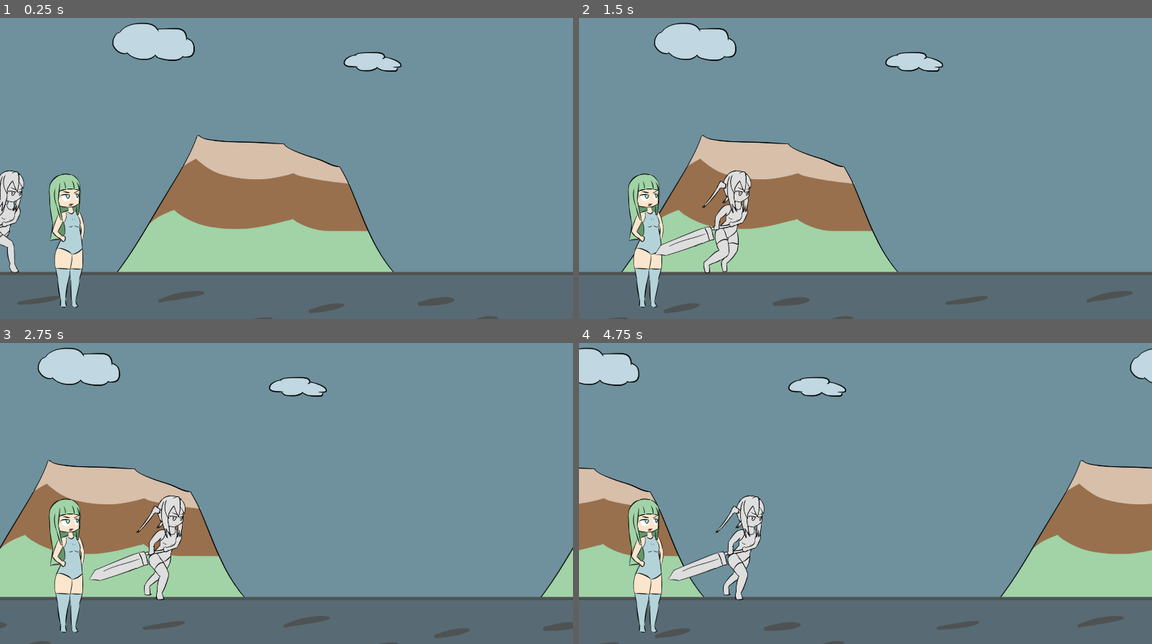
Above: before the commit, frames 1-4 (two rows, left to right).
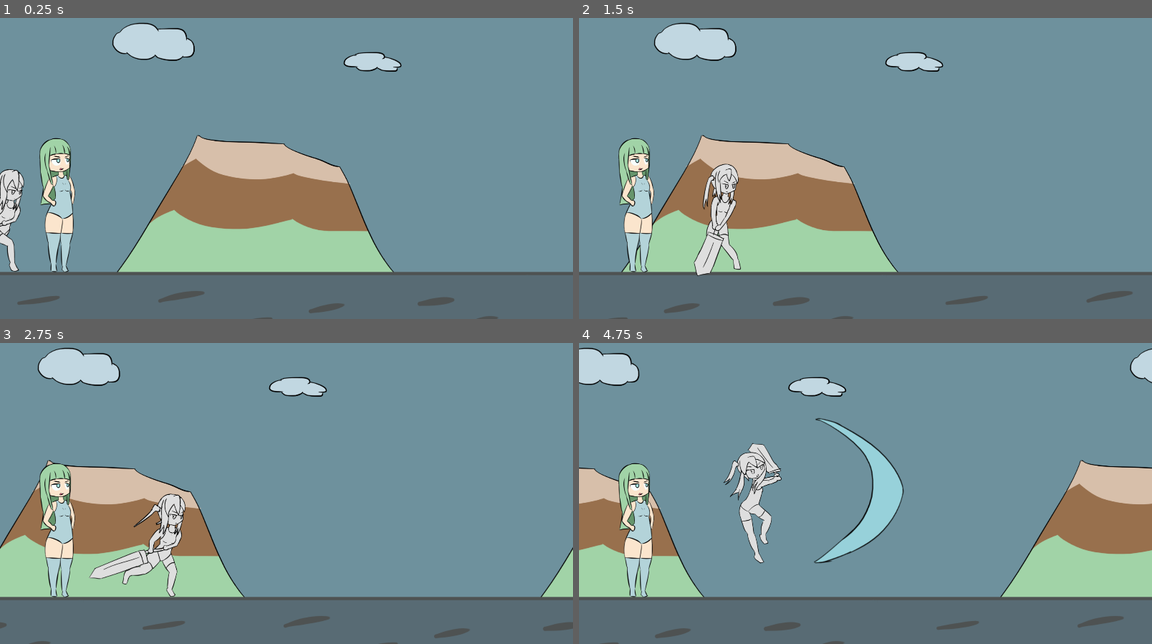
Above: after the commit, the same moments.

Repository: BeatMil/Animurun
Game: Godot game, scene res://Scenes/Forest.tscn
The game is run twice, just before and just after one commit, with the same random seed, the same clock (stepped at 60 frames per second) and the same inputs.
Inputs:
- Up to frame 1 (0.25 s): no input
- Up to frame 2 (1.5 s): tap Enter (ui_accept) at 0.5, 1.35 s; hold Enter (ui_accept) 0.53-1.28 s
- Up to frame 3 (2.75 s): tap Enter (ui_accept) at 1.52, 1.82 s; hold Enter (ui_accept) from 2.03 s (still down)
- Up to frame 4 (4.75 s): release Enter (ui_accept) at 2.78 s; tap Enter (ui_accept) at 2.85, 3.02, 3.32, 4.35, 4.52 s; hold Enter (ui_accept) 3.53-4.28 s

The runs differ from the first frame. In frame 1, 3.2% of the frame differs, in the area x 0-15%, y 39-97%; in frame 2, 5.2%; in frame 3, 4.3%; in frame 4, 7.7%, in the area x 6-57%, y 25-97%.

Commit message:
Add attack01 animation

Diff:
--- a/Scenes/Forest.tscn
+++ b/Scenes/Forest.tscn
@@ -6,6 +6,10 @@
 [ext_resource type="Texture2D" uid="uid://c6cckqobux4ov" path="res://Media/sprites/mountain.png" id="4_xxxf1"]
 [ext_resource type="Texture2D" uid="uid://o3mgqx5thpxh" path="res://Media/sprites/ground.png" id="5_igysm"]
 [ext_resource type="Texture2D" uid="uid://bxjft2o05bs63" path="res://Media/sprites/chiichan_run.png" id="6_1ipje"]
+[ext_resource type="Script" path="res://scripts/Chiichan.gd" id="6_o6v6y"]
+[ext_resource type="Texture2D" uid="uid://dgcyrp7yhf30r" path="res://Media/sprites/sword_attack01_b.png" id="7_fn6nb"]
+[ext_resource type="AudioStream" uid="uid://dd4t8hc1wr3s0" path="res://Media/sfx/sword_attack02.wav" id="9_30q6b"]
+[ext_resource type="AudioStream" uid="uid://4v3ipdlb1tan" path="res://Media/sfx/sword_attack01.wav" id="10_0d8bh"]
 
 [sub_resource type="RectangleShape2D" id="RectangleShape2D_iy05h"]
 size = Vector2(2953, 287)
@@ -18,38 +22,14 @@
 tracks/0/type = "value"
 tracks/0/imported = false
 tracks/0/enabled = true
-tracks/0/path = NodePath("ChiichanRun:position")
-tracks/0/interp = 1
-tracks/0/loop_wrap = true
-tracks/0/keys = {
-"times": PackedFloat32Array(0),
-"transitions": PackedFloat32Array(1),
-"update": 0,
-"values": [Vector2(-706, 0)]
-}
-tracks/1/type = "value"
-tracks/1/imported = false
-tracks/1/enabled = true
-tracks/1/path = NodePath("ChiichanRun:offset")
-tracks/1/interp = 1
-tracks/1/loop_wrap = true
-tracks/1/keys = {
-"times": PackedFloat32Array(0),
-"transitions": PackedFloat32Array(1),
-"update": 0,
-"values": [Vector2(0, -10)]
-}
-tracks/2/type = "value"
-tracks/2/imported = false
-tracks/2/enabled = true
-tracks/2/path = NodePath("ChiichanRun:frame")
-tracks/2/interp = 1
-tracks/2/loop_wrap = true
-tracks/2/keys = {
-"times": PackedFloat32Array(0),
-"transitions": PackedFloat32Array(1),
-"update": 1,
-"values": [0]
+tracks/0/path = NodePath("ChiichanPos:position")
+tracks/0/interp = 1
+tracks/0/loop_wrap = true
+tracks/0/keys = {
+"times": PackedFloat32Array(0),
+"transitions": PackedFloat32Array(1),
+"update": 0,
+"values": [Vector2(0, 0)]
 }
 
 [sub_resource type="Animation" id="Animation_c0ony"]
@@ -60,7 +40,7 @@
 tracks/0/type = "value"
 tracks/0/imported = false
 tracks/0/enabled = true
-tracks/0/path = NodePath("ChiichanRun:offset")
+tracks/0/path = NodePath("ChiichanPos/ChiichanRun:offset")
 tracks/0/interp = 1
 tracks/0/loop_wrap = true
 tracks/0/keys = {
@@ -72,7 +52,7 @@
 tracks/1/type = "value"
 tracks/1/imported = false
 tracks/1/enabled = true
-tracks/1/path = NodePath("ChiichanRun:frame")
+tracks/1/path = NodePath("ChiichanPos/ChiichanRun:frame")
 tracks/1/interp = 1
 tracks/1/loop_wrap = true
 tracks/1/keys = {
@@ -81,10 +61,107 @@
 "update": 1,
 "values": [0, 1, 2, 3]
 }
+tracks/2/type = "value"
+tracks/2/imported = false
+tracks/2/enabled = true
+tracks/2/path = NodePath("ChiichanPos/ChiichanRun:texture")
+tracks/2/interp = 1
+tracks/2/loop_wrap = true
+tracks/2/keys = {
+"times": PackedFloat32Array(0),
+"transitions": PackedFloat32Array(1),
+"update": 1,
+"values": [ExtResource("6_1ipje")]
+}
+tracks/3/type = "value"
+tracks/3/imported = false
+tracks/3/enabled = true
+tracks/3/path = NodePath("ChiichanPos/ChiichanRun:hframes")
+tracks/3/interp = 1
+tracks/3/loop_wrap = true
+tracks/3/keys = {
+"times": PackedFloat32Array(0),
+"transitions": PackedFloat32Array(1),
+"update": 1,
+"values": [4]
+}
+
+[sub_resource type="Animation" id="Animation_gbfl8"]
+resource_name = "attack01"
+length = 0.833342
+step = 0.0833333
+tracks/0/type = "value"
+tracks/0/imported = false
+tracks/0/enabled = true
+tracks/0/path = NodePath("ChiichanPos/ChiichanRun:frame")
+tracks/0/interp = 1
+tracks/0/loop_wrap = true
+tracks/0/keys = {
+"times": PackedFloat32Array(0, 0.0833333, 0.166667, 0.25, 0.583333, 0.666667, 0.75),
+"transitions": PackedFloat32Array(1, 1, 1, 1, 1, 1, 1),
+"update": 1,
+"values": [0, 1, 2, 3, 4, 5, 6]
+}
+tracks/1/type = "value"
+tracks/1/imported = false
+tracks/1/enabled = true
+tracks/1/path = NodePath("ChiichanPos/ChiichanRun:texture")
+tracks/1/interp = 1
+tracks/1/loop_wrap = true
+tracks/1/keys = {
+"times": PackedFloat32Array(0),
+"transitions": PackedFloat32Array(1),
+"update": 1,
+"values": [ExtResource("7_fn6nb")]
+}
+tracks/2/type = "value"
+tracks/2/imported = false
+tracks/2/enabled = true
+tracks/2/path = NodePath("ChiichanPos/ChiichanRun:hframes")
+tracks/2/interp = 1
+tracks/2/loop_wrap = true
+tracks/2/keys = {
+"times": PackedFloat32Array(0),
+"transitions": PackedFloat32Array(1),
+"update": 1,
+"values": [7]
+}
+tracks/3/type = "audio"
+tracks/3/imported = false
+tracks/3/enabled = true
+tracks/3/path = NodePath("AnimationPlayer/AudioStreamPlayer")
+tracks/3/interp = 1
+tracks/3/loop_wrap = true
+tracks/3/keys = {
+"clips": [{
+"end_offset": 0.0,
+"start_offset": 0.0,
+"stream": ExtResource("9_30q6b")
+}, {
+"end_offset": 0.0,
+"start_offset": 0.0,
+"stream": ExtResource("10_0d8bh")
+}],
+"times": PackedFloat32Array(0, 0.25)
+}
+tracks/3/use_blend = true
+tracks/4/type = "value"
+tracks/4/imported = false
+tracks/4/enabled = true
+tracks/4/path = NodePath("ChiichanPos:position")
+tracks/4/interp = 1
+tracks/4/loop_wrap = true
+tracks/4/keys = {
+"times": PackedFloat32Array(0, 0.25, 0.583333, 0.833333),
+"transitions": PackedFloat32Array(0.5, 1, 0.5, 0.5),
+"update": 0,
+"values": [Vector2(0, 0), Vector2(129, -113), Vector2(70, -113), Vector2(0, 0)]
+}
 
 [sub_resource type="AnimationLibrary" id="AnimationLibrary_8jhmc"]
 _data = {
 "RESET": SubResource("Animation_450t4"),
+"attack01": SubResource("Animation_gbfl8"),
 "run": SubResource("Animation_c0ony")
 }
 
@@ -94,7 +171,7 @@
 tracks/0/type = "value"
 tracks/0/imported = false
 tracks/0/enabled = true
-tracks/0/path = NodePath("../ChiichanRun:position")
+tracks/0/path = NodePath("../ChiichanPos:position")
 tracks/0/interp = 1
 tracks/0/loop_wrap = true
 tracks/0/keys = {
@@ -109,14 +186,14 @@
 tracks/0/type = "value"
 tracks/0/imported = false
 tracks/0/enabled = true
-tracks/0/path = NodePath("../ChiichanRun:position")
-tracks/0/interp = 1
-tracks/0/loop_wrap = true
-tracks/0/keys = {
-"times": PackedFloat32Array(0),
-"transitions": PackedFloat32Array(1),
-"update": 0,
-"values": [Vector2(-706, 0)]
+tracks/0/path = NodePath("../ChiichanPos:position")
+tracks/0/interp = 1
+tracks/0/loop_wrap = true
+tracks/0/keys = {
+"times": PackedFloat32Array(0),
+"transitions": PackedFloat32Array(1),
+"update": 0,
+"values": [Vector2(0, 0)]
 }
 
 [sub_resource type="AnimationLibrary" id="AnimationLibrary_svweh"]
@@ -128,7 +205,7 @@
 [node name="Forest" type="Node2D"]
 
 [node name="KaisoukoLook" type="Sprite2D" parent="."]
-position = Vector2(228, 805)
+position = Vector2(196, 686)
 texture = ExtResource("1_hoqt7")
 
 [node name="ParallaxBackground" type="ParallaxBackground" parent="."]
@@ -160,34 +237,39 @@
 texture = ExtResource("5_igysm")
 
 [node name="GroundBody" type="StaticBody2D" parent="."]
+position = Vector2(1472, 1066)
+
+[node name="CollisionShape2D" type="CollisionShape2D" parent="GroundBody"]
+shape = SubResource("RectangleShape2D_iy05h")
+
+[node name="Chiichan" type="RigidBody2D" parent="."]
 position = Vector2(492, 737)
-
-[node name="CollisionShape2D" type="CollisionShape2D" parent="GroundBody"]
-position = Vector2(859.5, 333.5)
-shape = SubResource("RectangleShape2D_iy05h")
-
-[node name="RigidBody2D" type="RigidBody2D" parent="."]
-position = Vector2(492, 737)
-
-[node name="ChiichanRun" type="Sprite2D" parent="RigidBody2D"]
-position = Vector2(-706, 0)
-texture = ExtResource("6_1ipje")
-offset = Vector2(0, -10)
-hframes = 4
-
-[node name="CollisionShape2D" type="CollisionShape2D" parent="RigidBody2D"]
+script = ExtResource("6_o6v6y")
+
+[node name="ChiichanPos" type="Node2D" parent="Chiichan"]
+
+[node name="ChiichanRun" type="Sprite2D" parent="Chiichan/ChiichanPos"]
+texture = ExtResource("7_fn6nb")
+hframes = 7
+frame = 4
+
+[node name="CollisionShape2D" type="CollisionShape2D" parent="Chiichan"]
 position = Vector2(30.5, 11.5)
 shape = SubResource("RectangleShape2D_xqcb5")
 
-[node name="AnimationPlayer" type="AnimationPlayer" parent="RigidBody2D"]
+[node name="AnimationPlayer" type="AnimationPlayer" parent="Chiichan"]
 autoplay = "run"
 libraries = {
 "": SubResource("AnimationLibrary_8jhmc")
 }
 
-[node name="AnimationPlayer2" type="AnimationPlayer" parent="RigidBody2D"]
+[node name="AudioStreamPlayer" type="AudioStreamPlayer" parent="Chiichan/AnimationPlayer"]
+
+[node name="AnimationPlayer2" type="AnimationPlayer" parent="Chiichan"]
 root_node = NodePath("../AnimationPlayer")
 autoplay = "intro"
 libraries = {
 "": SubResource("AnimationLibrary_svweh")
 }
+
+[connection signal="animation_finished" from="Chiichan/AnimationPlayer" to="Chiichan" method="_on_animation_player_animation_finished"]
--- /dev/null
+++ b/Scripts/Chiichan.gd
@@ -0,0 +1,19 @@
+extends RigidBody2D
+
+
+@onready var anim_player = $AnimationPlayer
+
+
+# Called when the node enters the scene tree for the first time.
+func _ready():
+	pass # Replace with function body.
+
+
+func _input(event):
+	if event.is_action_pressed("ui_accept"):
+		anim_player.play("attack01")
+
+
+func _on_animation_player_animation_finished(anim_name):
+	if anim_name == "attack01":
+		anim_player.play("run")
Not shown: 1 places in Scenes/Forest.tscn that only renumber resources
